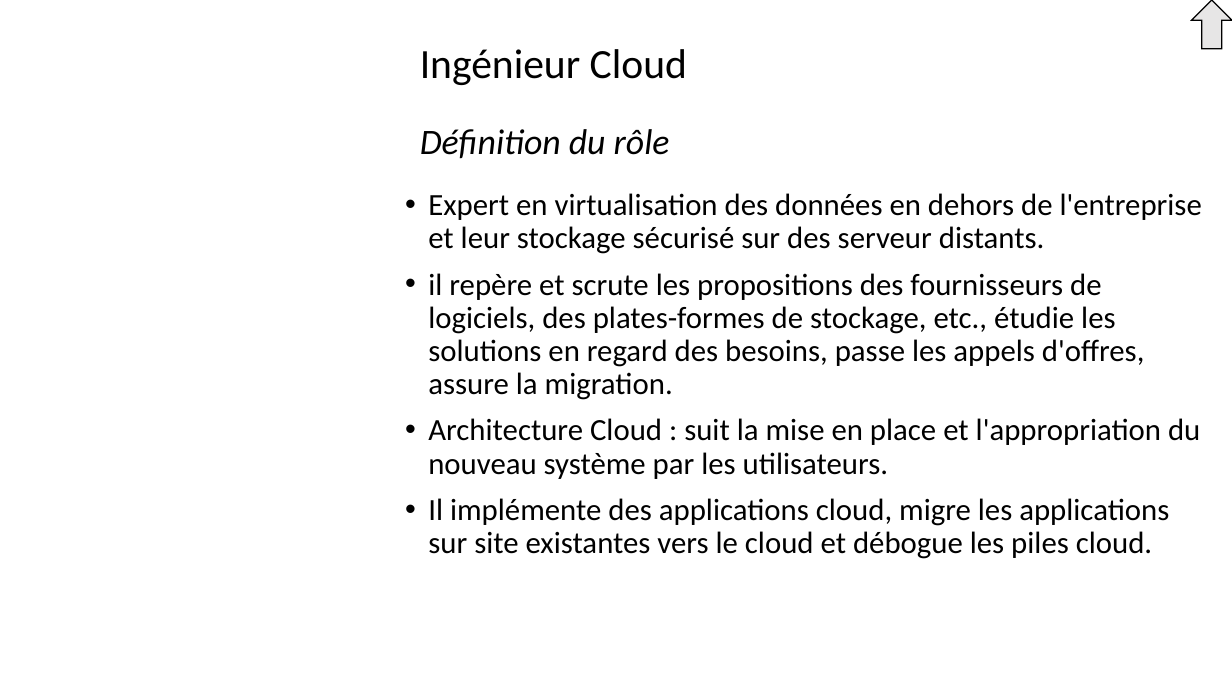
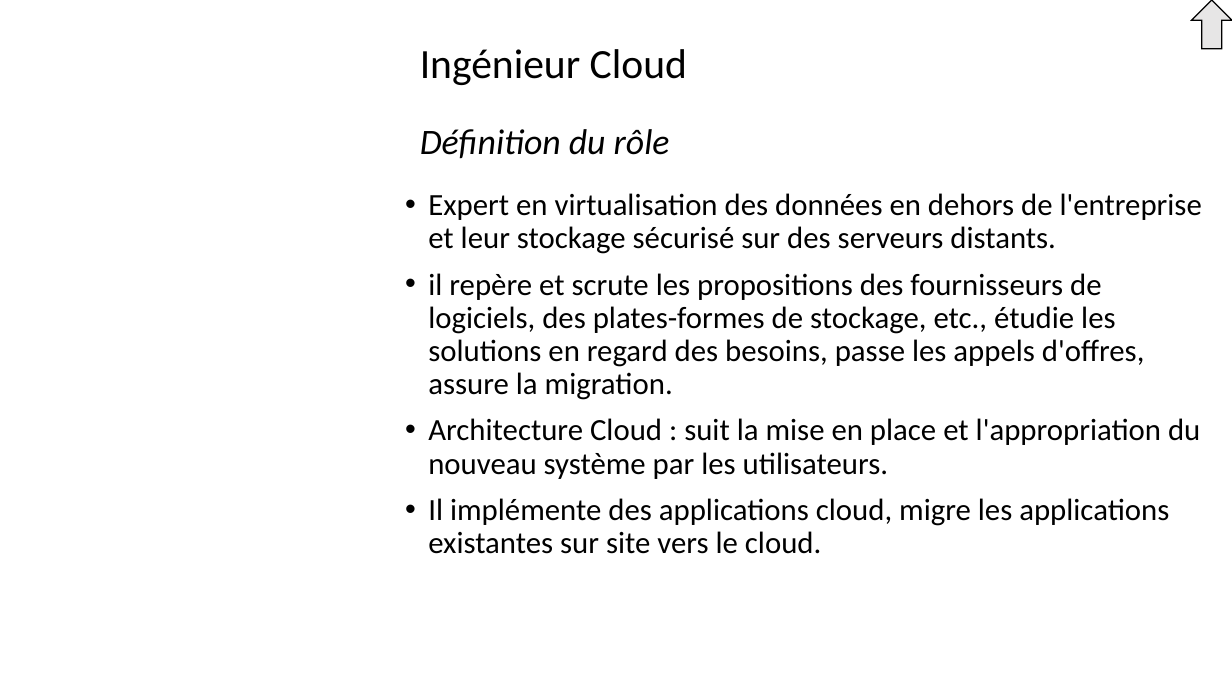
Before and after one commit to Solifred38/cv, a slide deck: slide 42 of Profils_jobs_it.pptx (slide 43 before the commit). Drawn at 1232x693 pixels with LibreOffice and Linux fonts; fonts in the diff are those of the drawing; background and template pictures are left out. Boxes give left, top, right and bottom in pixels: in the first picture for what was removed or moved away, otherwise in the second. Text is boxed around its words. In the diff, an @@ line names an element or a change of style, - is before the commit and + after.

```diff
--- a/Profils_jobs_it.pptx
+++ b/Profils_jobs_it.pptx
@@ text at (x1=428, y1=193, x2=1202, y2=254): text changed @@
-• Expert en virtualisation des données en dehors de l'entreprise et leur stockage sécurisé sur des serveur distants.
+• Expert en virtualisation des données en dehors de l'entreprise et leur stockage sécurisé sur des serveurs distants.
@@ text at (x1=428, y1=498, x2=1169, y2=554): text changed @@
-• Il implémente des applications cloud, migre les applications sur site existantes vers le cloud et débogue les piles cloud.
+• Il implémente des applications cloud, migre les applications existantes sur site vers le cloud.
```
Also in this commit, not shown: 13 other slides changed, 1 slide removed.
